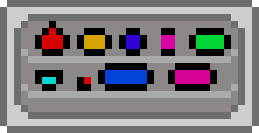
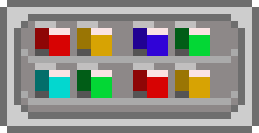
Comparing the layer stacks of the two 259x133 images. Changes:
added layer "CigDetail" above "CigsOutline" over [35, 21, 210, 98]
added layer "CigsOutline" above "ObjectDetails" over [35, 21, 210, 98]
hid "ObjectDetails" over [42, 28, 224, 84]
hid "ObjectOutlines" over [35, 21, 231, 91]
painted on "BackgroundDetails" over [21, 84, 238, 105]
painted on "DetailSketching" over [21, 84, 238, 105]
